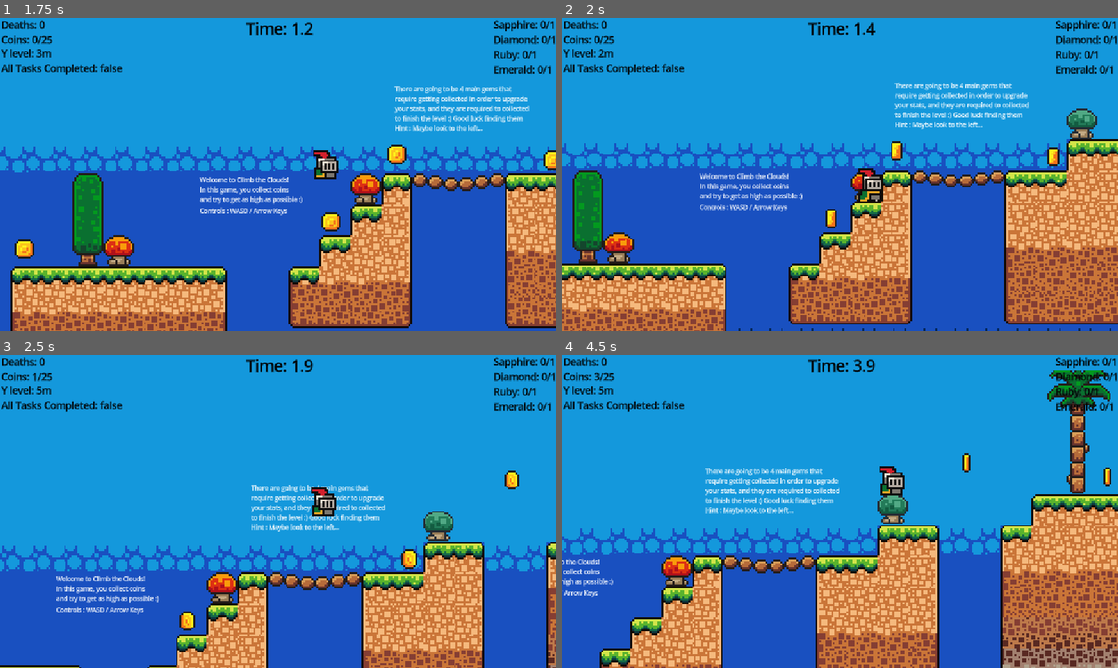
Above: before the commit, frames 1-4 (two rows, left to right).
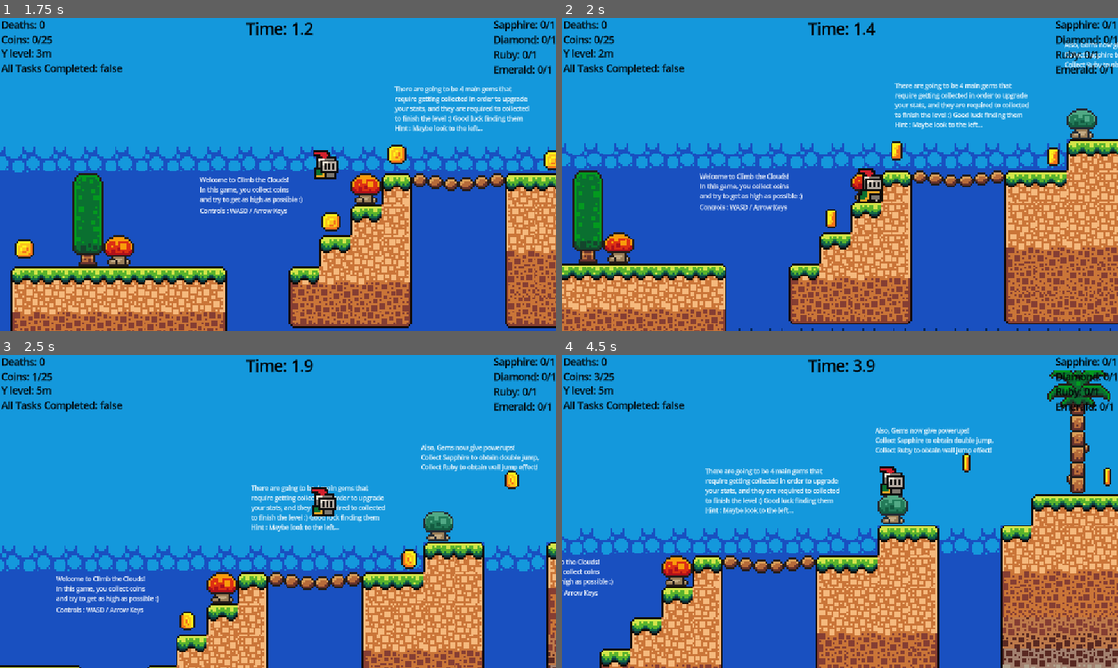
Above: after the commit, the same moments.

Repository: zacharytam-0411/shiba-climb-the-clouds
Game: Godot game, scene res://scenes/main_screen.tscn
The game is run twice, just before and just after one commit, with the same random seed, the same clock (stepped at 60 frames per second) and the same inputs.
Inputs:
- Up to frame 1 (1.75 s): click "Start Game" at 0.5 s; tap Enter at 1.25 s; hold Right (move_right) from 1.28 s (still down); tap W (move_up) at 1.35, 1.52 s
- Up to frame 2 (2 s): keep holding Right (move_right); tap W (move_up) at 1.82 s
- Up to frame 3 (2.5 s): keep holding Right (move_right); tap W (move_up) at 2.1, 2.27 s
- Up to frame 4 (4.5 s): tap W (move_up) at 2.57, 2.85, 3.6, 3.77, 4.07, 4.35 s; release Right (move_right) at 2.78 s; hold Left (move_left) 2.78-3.53 s; hold Right (move_right) from 3.53 s (still down)

Frame 1 is identical in both runs. In frame 2, 0.3% of the frame differs, in the area x 90-100%, y 7-17%; in frame 3, 0.7%; in frame 4, 0.8%, in the area x 56-78%, y 23-32%.

Commit message:
added coyote time

Diff:
--- a/scenes/diamond.tscn
+++ b/scenes/diamond.tscn
@@ -1,17 +1,18 @@
 [gd_scene load_steps=4 format=3 uid="uid://dqg5uu776sqp"]
 
 [ext_resource type="Script" uid="uid://bf5nbou344dt5" path="res://scripts/diamond.gd" id="1_okr8r"]
-[ext_resource type="Texture2D" uid="uid://mbicnxhgqj51" path="res://assets/sprites/gems_db16.png" id="2_bd64o"]
+
+[sub_resource type="SpriteFrames" id="SpriteFrames_0a7ml"]
+animations = []
 
 [sub_resource type="CircleShape2D" id="CircleShape2D_ks8bm"]
 
 [node name="Node2D" type="Area2D"]
 script = ExtResource("1_okr8r")
 
-[node name="Sprite2D" type="Sprite2D" parent="."]
-texture = ExtResource("2_bd64o")
-region_enabled = true
-region_rect = Rect2(34.5735, 69.9282, 26.6638, 20.888)
+[node name="AnimatedSprite2D" type="AnimatedSprite2D" parent="."]
+sprite_frames = SubResource("SpriteFrames_0a7ml")
+animation = &""
 
 [node name="CollisionShape2D" type="CollisionShape2D" parent="."]
 shape = SubResource("CircleShape2D_ks8bm")
--- a/scenes/main_game.tscn
+++ b/scenes/main_game.tscn
@@ -1110,10 +1110,19 @@
 offset_right = 505.0
 offset_bottom = 503.333
 scale = Vector2(0.2, 0.2)
-text = "Unfortunately for now, there are no goals,
-no lives system [which WILL be introduced in
-later development]. So your goal is to find the now three gems :)
+text = "Unfortunately for now, there are no lives system [which WILL be introduced in
+later development]. So your goal is to find the four gems and reach the goal :)
 Also tell me how high youve gone in the feedback :)"
+
+[node name="Label5" type="Label" parent="Labels"]
+offset_left = 487.0
+offset_top = 390.0
+offset_right = 982.0
+offset_bottom = 495.0
+scale = Vector2(0.2, 0.2)
+text = "Also, Gems now give powerups!
+Collect Sapphire to obtain double jump,
+Collect Ruby to obtain wall jump effect!"
 
 [node name="Label3" type="Label" parent="Labels"]
 offset_left = 298.0
--- a/scripts/player.gd
+++ b/scripts/player.gd
@@ -3,10 +3,13 @@
 const SPEED = 150.0
 const JUMP_VELOCITY = -300.0
 const WALL_JUMP_PUSH = 200.0
+const COYOTE_TIME := 0.1
+var coyote_timer: float = 0.0
+
 
 @onready var animated_sprite = $AnimatedSprite2D
 
-var jumps_left: int = 1  # start with single jump only
+var jumps_left: int = 1
 
 func _process(delta: float) -> void:
 	Global.y_level = roundf((-position.y+5)/16)
@@ -14,41 +17,37 @@
 		Global.max_height = Global.y_level
 
 func _physics_process(delta: float) -> void:
-	# Add gravity
 	if not is_on_floor():
 		velocity += get_gravity() * delta
 	else:
-		# Reset jumps depending on sapphire
 		if Global.sapphire_collected:
-			jumps_left = 2  # single jump + one extra
+			jumps_left = 2
 		else:
-			jumps_left = 1  # only single jump
+			jumps_left = 1
+	if is_on_floor():
+		coyote_timer = COYOTE_TIME
+	else:
+		coyote_timer -= delta
 
-	# Handle jump input
 	if Input.is_action_just_pressed("move_up"):
-		if is_on_floor():
-			# Normal jump
+		if is_on_floor() or coyote_timer > 0.0:
 			velocity.y = JUMP_VELOCITY
 			jumps_left -= 1
-		elif jumps_left > 0:
-			# Double jump (only if sapphire collected)
+			coyote_timer = 0.0
+
+		elif jumps_left > 0 and Global.sapphire_collected:
+			velocity.y = JUMP_VELOCITY
+			jumps_left -= 1
+
+		elif Global.ruby_collected and is_on_wall():
+			var wall_normal := get_wall_normal().x
+			velocity.y = JUMP_VELOCITY
+			velocity.x = WALL_JUMP_PUSH * sign(wall_normal)
 			if Global.sapphire_collected:
-				velocity.y = JUMP_VELOCITY
-				jumps_left -= 1
-		elif Global.ruby_collected and is_on_wall():
-			var direction := Input.get_axis("move_left", "move_right")
-			var wall_normal := get_wall_normal().x
-			# Require pressing toward the wall
-			if (direction < 0 and wall_normal > 0) or (direction > 0 and wall_normal < 0):
-				velocity.y = JUMP_VELOCITY
-				velocity.x = WALL_JUMP_PUSH * sign(wall_normal)
-				# Reset jumps depending on sapphire
-				if Global.sapphire_collected:
-					jumps_left = 1  # allow double jump after wall jump
-				else:
-					jumps_left = 0  # only wall jump, no double jump
+				jumps_left = 1
+			else:
+				jumps_left = 0
 
-	# Handle horizontal movement
 	var direction := Input.get_axis("move_left", "move_right")
 
 	if direction > 0:
@@ -56,7 +55,6 @@
 	elif direction < 0:
 		animated_sprite.flip_h = true
 
-	# Animation states
 	if is_on_floor():
 		if direction == 0:
 			animated_sprite.play("idle")
@@ -65,7 +63,6 @@
 	else:
 		animated_sprite.play("jump")
 
-	# Apply horizontal movement
 	if direction:
 		velocity.x = direction * SPEED
 	else:
Binary file added: assets/sprites/Screenshot 2025-09-10 at 2.58.11 PM.png
Not shown, added: assets/sprites/Screenshot 2025-09-10 at 2.58.11 PM.png.import
Binary file added: assets/sprites/sapphire.png
Not shown, added: assets/sprites/sapphire.png.import
Not shown, changed: assets/.DS_Store
Not shown, changed: assets/sprites/.DS_Store
